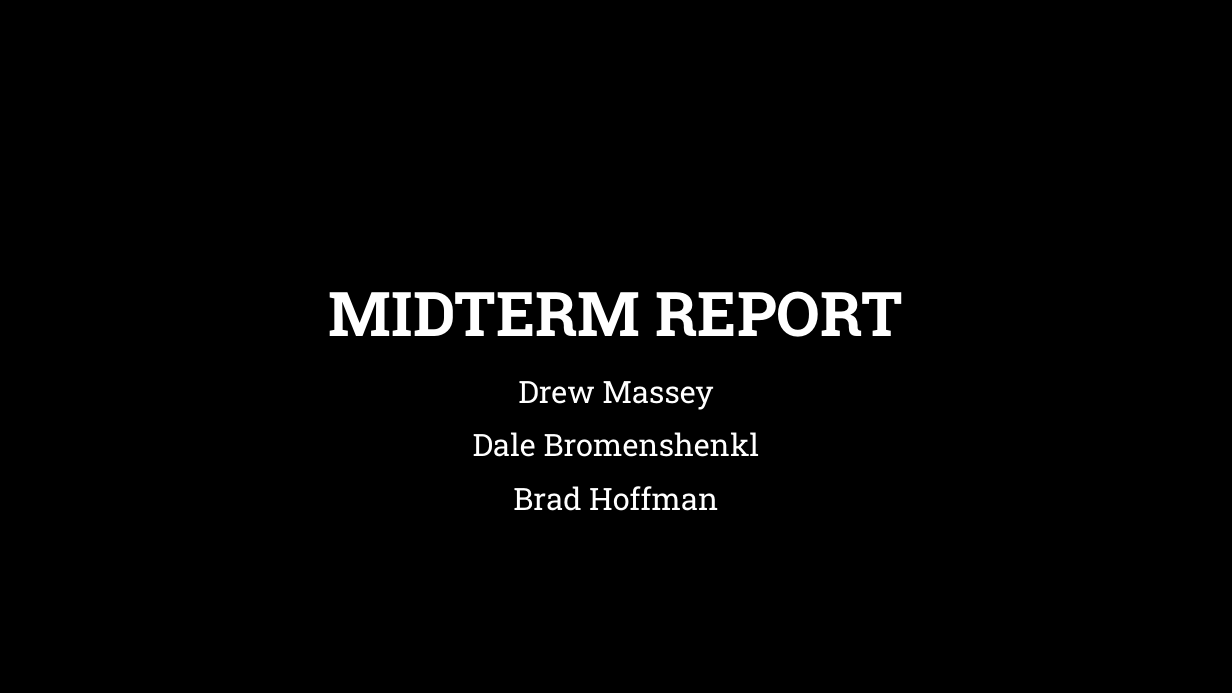
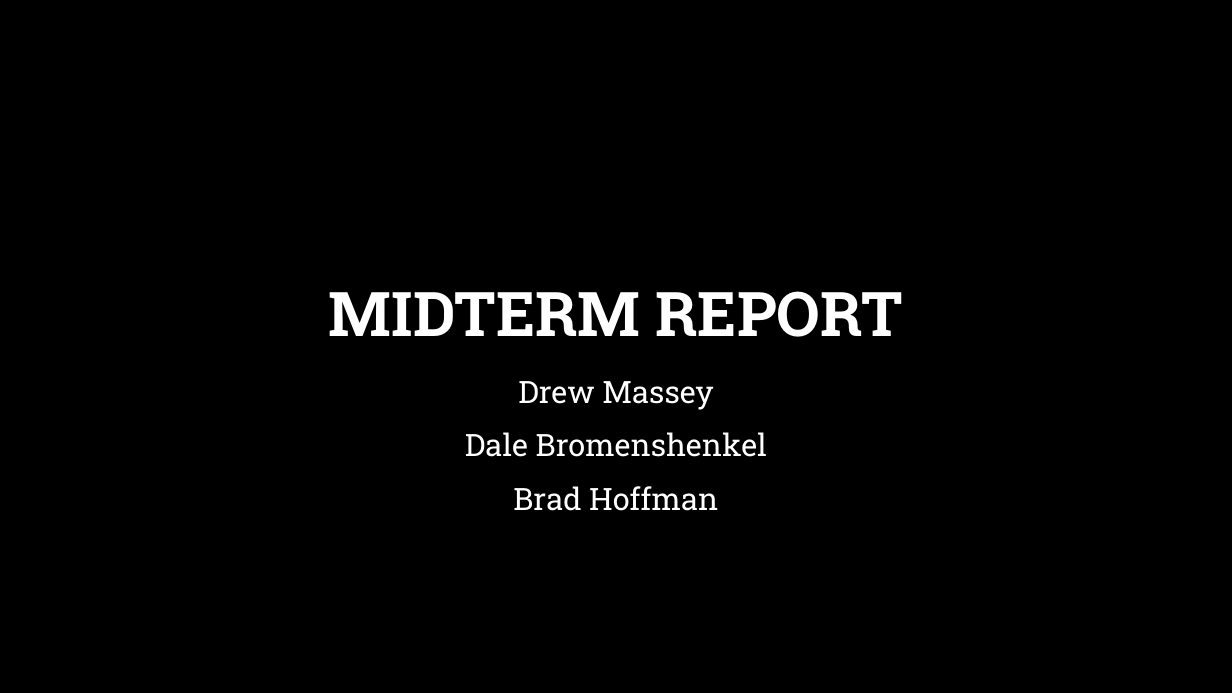
Before and after one commit to james-massey/AdvancedReality, a slide deck: slide 1 of Midterm Presentation.pptx. Drawn at 1232x693 pixels with LibreOffice and Linux fonts; fonts in the diff are those of the drawing; background and template pictures are left out. Boxes give left, top, right and bottom in pixels: in the first picture for what was removed or moved away, otherwise in the second. Text is boxed around its words. In the diff, an @@ line names an element or a change of style, - is before the commit and + after.

Commit message:
Midterm Report Changes
Added more to midterm report

```diff
--- a/Midterm Presentation.pptx
+++ b/Midterm Presentation.pptx
@@ subtitle at (465, 432, 767, 457): text changed @@
-Dale Bromenshenkl
+Dale Bromenshenkel
```
Also in this commit, not shown: 5 slides added.
